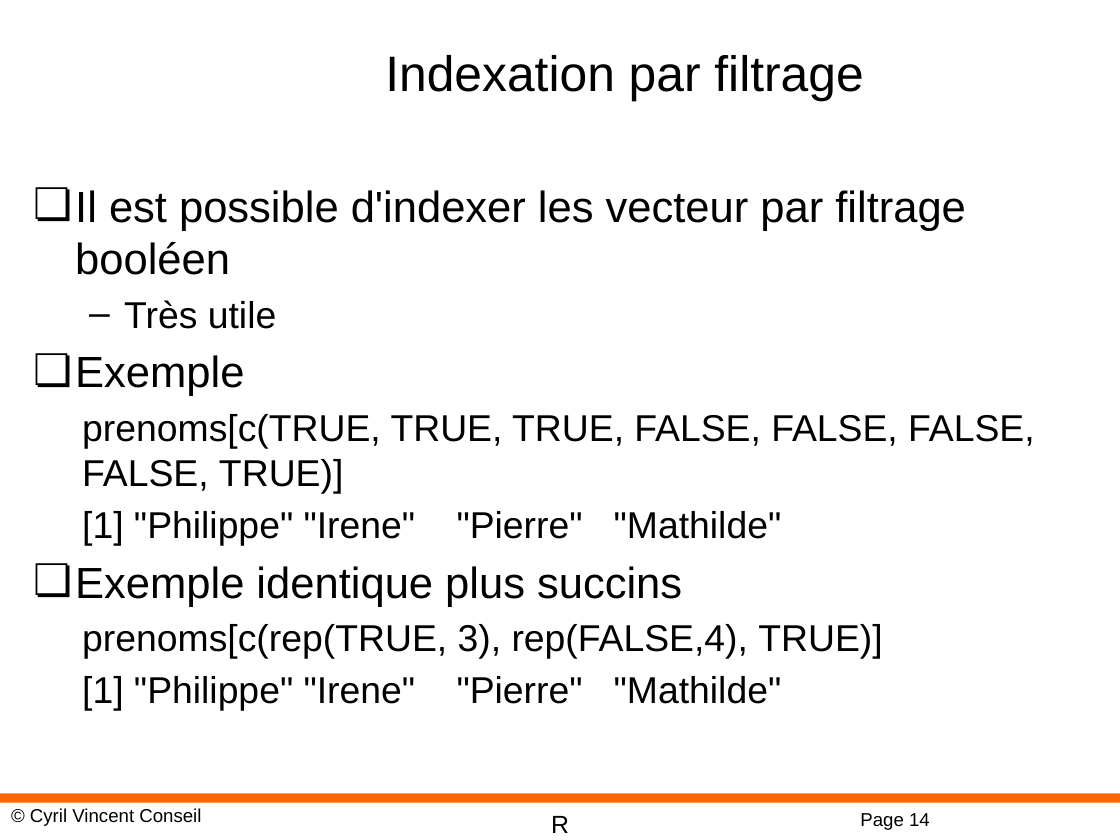
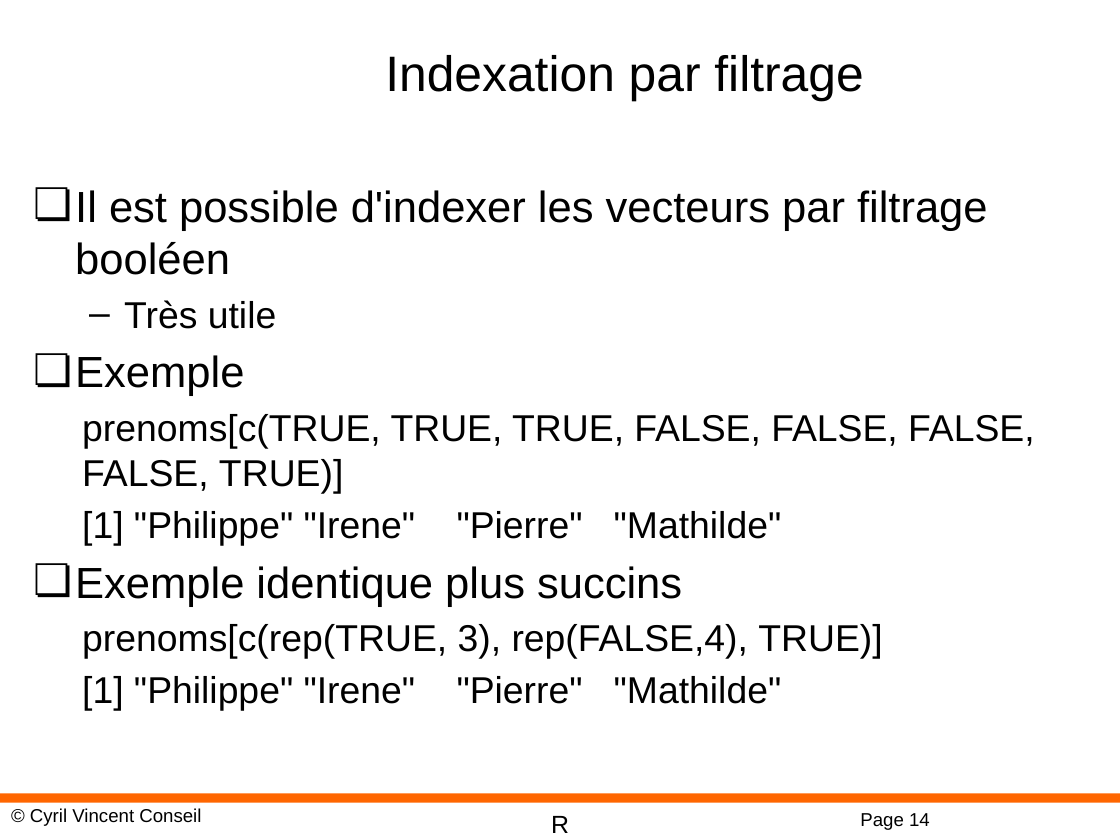
Before and after one commit to cyrilvincent/R, a slide deck: slide 14 of ppt/R-05-Vectors.pptx. Drawn at 1120x840 pixels with LibreOffice and Linux fonts; fonts in the diff are those of the drawing; background and template pictures are left out. Boxes give left, top, right and bottom in pixels: in the first picture for what was removed or moved away, otherwise in the second. Text is boxed around its words. In the diff, an @@ line names an element or a change of style, - is before the commit and + after.

```diff
--- a/ppt/R-05-Vectors.pptx
+++ b/ppt/R-05-Vectors.pptx
@@ text at [75,190,988,275]: text changed @@
-❏ Il est possible d'indexer les vecteur par filtrage booléen
+❏ Il est possible d'indexer les vecteurs par filtrage booléen
```
Also in this commit, not shown: 3 other slides changed, 3 other files.
